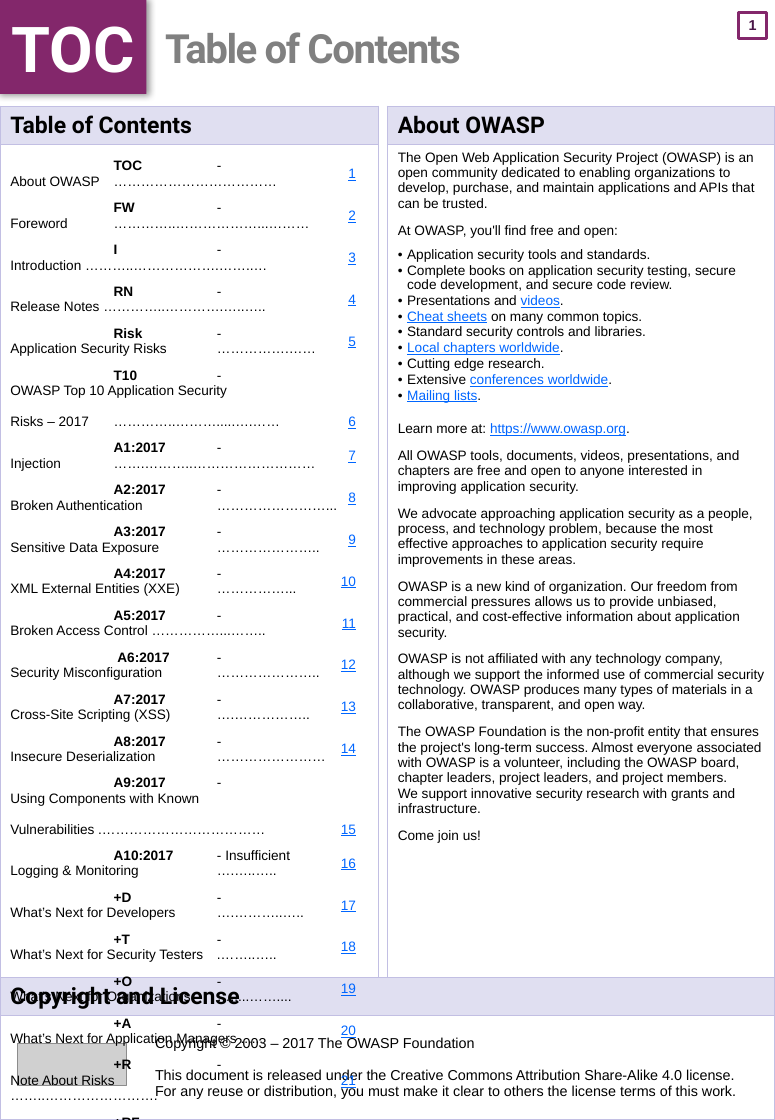
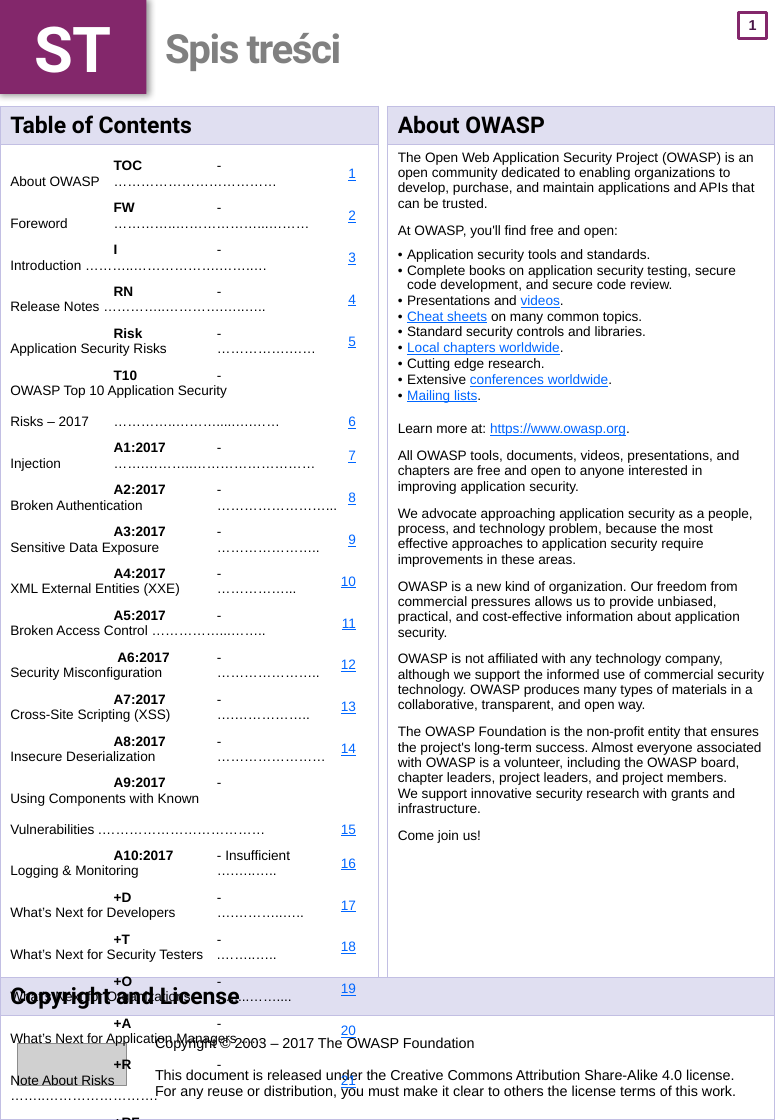
Before and after one commit to leszekkepa/Top10, a slide deck: slide 2 of pl/OWASP Top 10-2017_pl.pptx. Drawn at 775x1120 pixels with LibreOffice and Linux fonts; fonts in the diff are those of the drawing; grey boxes stand for pictures. Boxes give left, top, right and bottom in pixels: in the first picture for what was removed or moved away, otherwise in the second. Text is boxed around its words. In the diff, an @@ line names an element or a change of style, - is before the commit and + after.

```diff
--- a/pl/OWASP Top 10-2017_pl.pptx
+++ b/pl/OWASP Top 10-2017_pl.pptx
@@ text at (34,26,112,73): text changed @@
-TOC
+ST
@@ title at (165,33,342,71): text changed @@
-Table of Contents
+Spis treści
```
Also in this commit, not shown: 5 other slides changed, 1 other file.
